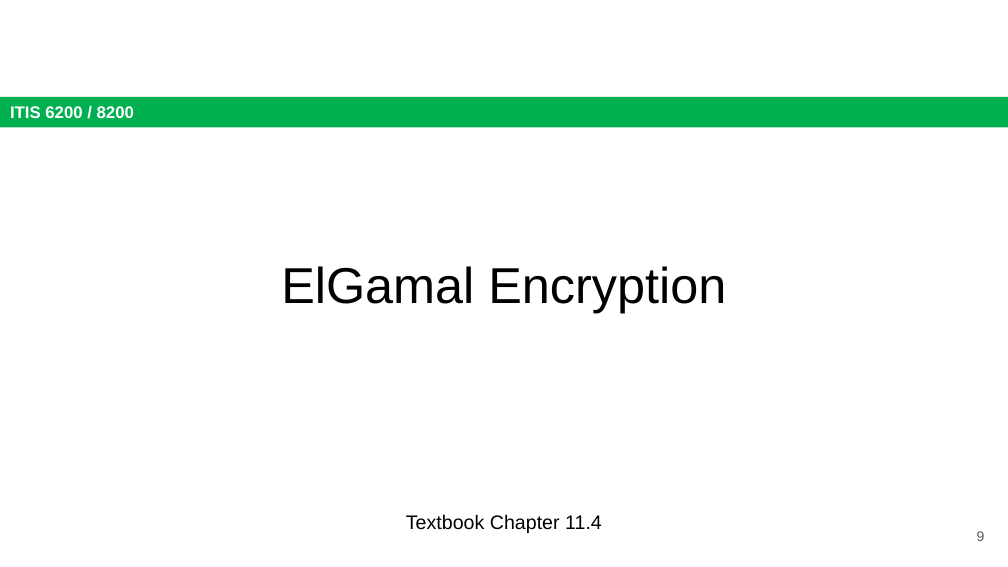
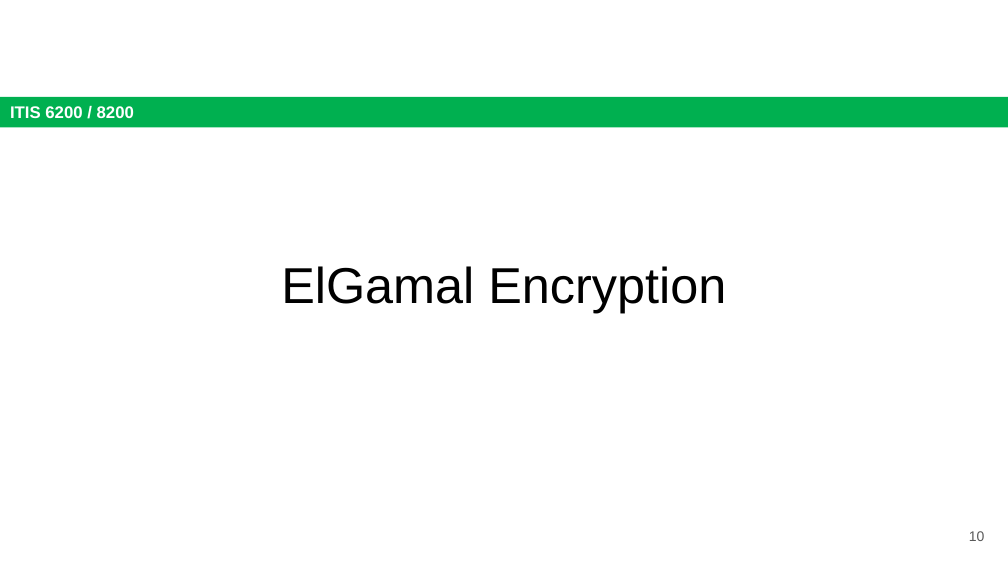
Before and after one commit to jx5c/github.io, a slide deck: slide 10 of teaching/ITIS6200/2023fa/lectures/lec06.pptx (slide 9 before the commit). Drawn at 1008x567 pixels with LibreOffice and Linux fonts; fonts in the diff are those of the drawing. Boxes give left, top, right and bottom in pixels: in the first picture for what was removed or moved away, otherwise in the second. Text is boxed around its words. In the diff, an @@ line names an element or a change of style, - is before the commit and + after.

```diff
--- a/teaching/ITIS6200/2023fa/lectures/lec06.pptx
+++ b/teaching/ITIS6200/2023fa/lectures/lec06.pptx
@@ text removed at [406,514,602,533] @@
-Textbook Chapter 11.4
@@ page number at [969,531,985,541]: text changed @@
-9
+10
```
Also in this commit, not shown: 10 other slides changed, 1 slide added, 1 other file.
